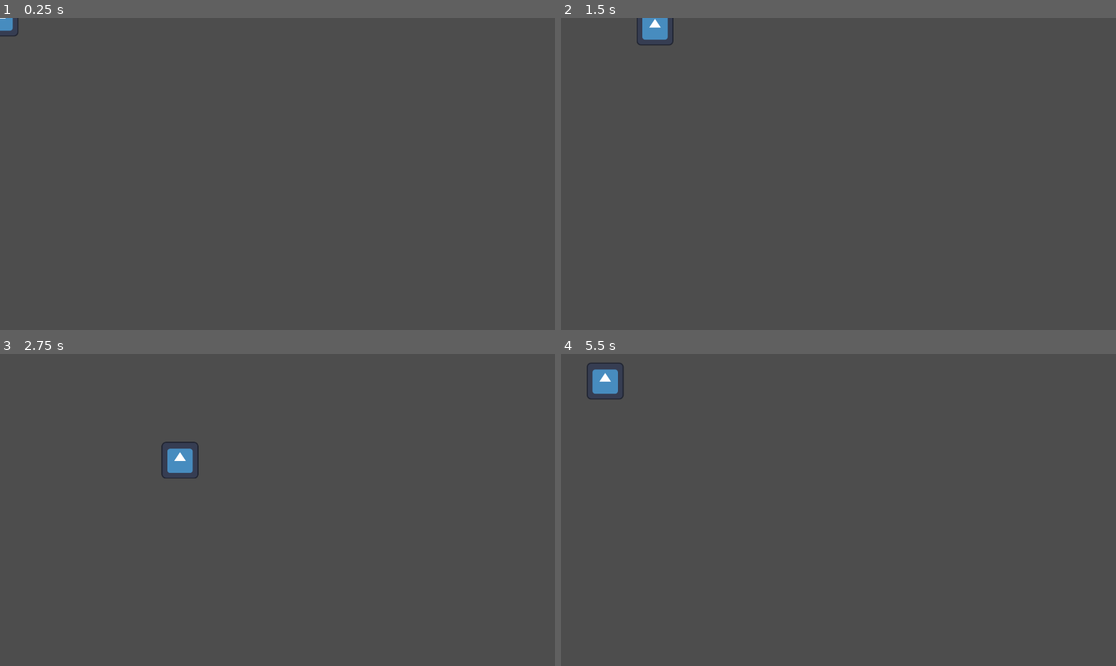
Above: before the commit, frames 1-4 (two rows, left to right).
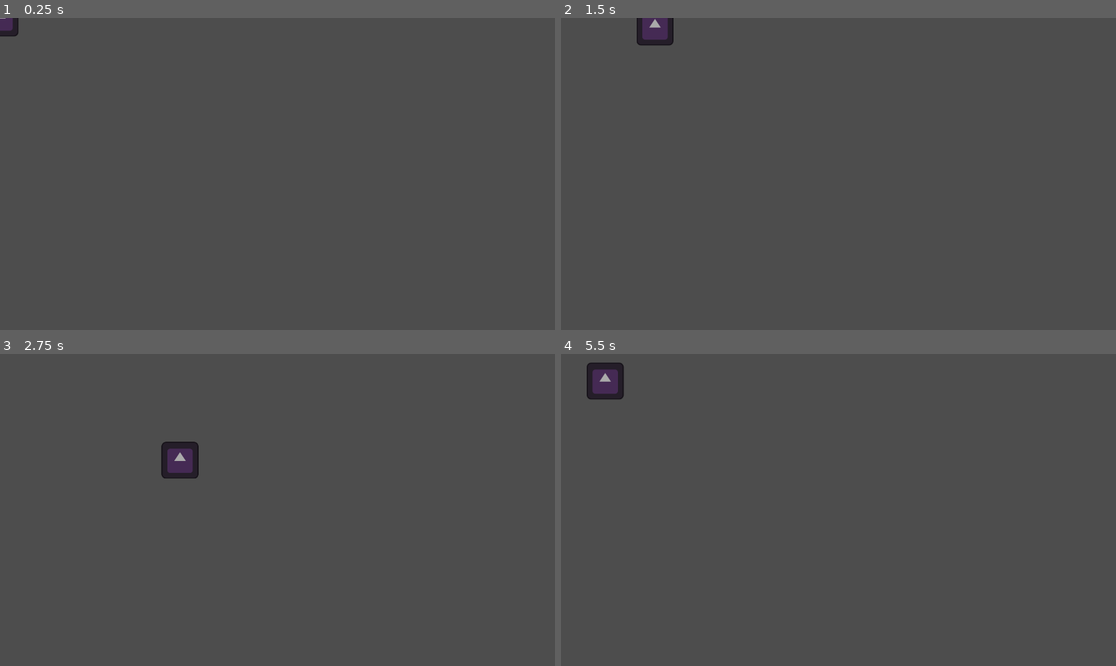
Above: after the commit, the same moments.

Repository: alfroids/tidal-storm
Game: Godot game, scene res://scenes/fish/fish.tscn
Two runs of this game, one before a commit and one after it. Both use one fixed random seed, a clock stepped at 60 frames per second and the inputs below. The project has no main scene, so this scene is started directly. The engine's default icon, where the game draws it, is replaced by a stand-in: a white triangle on a blue panel in a dark square.
Inputs:
- Up to frame 1 (0.25 s): no input
- Up to frame 2 (1.5 s): tap Enter at 0.5 s; hold D (move_right) 0.53-1.28 s; hold S (move_down) from 1.28 s (still down)
- Up to frame 3 (2.75 s): release S (move_down) at 2.03 s; hold D (move_right) from 2.03 s (still down)
- Up to frame 4 (5.5 s): release D (move_right) at 2.78 s; hold W (move_up) 2.78-3.53 s; hold A (move_left) 3.53-5.03 s; hold S (move_down) from 5.03 s (still down)

The runs differ from the first frame. In frame 1, 0.2% of the frame differs, in the area x 0-4%, y 0-6%; in frame 2, 0.6%; in frame 3, 0.8%, in the area x 29-36%, y 28-40%; in frame 4, 0.8%.

Commit message:
Create Hook scene and Add recolor shader

Diff:
--- /dev/null
+++ b/assets/shaders/recolor.tres
@@ -0,0 +1,170 @@
+[gd_resource type="VisualShader" load_steps=13 format=3 uid="uid://clqjl3sufgdba"]
+
+[sub_resource type="VisualShaderNodeInput" id="VisualShaderNodeInput_bnend"]
+expanded_output_ports = [0]
+input_name = "color"
+
+[sub_resource type="VisualShaderNodeMultiplyAdd" id="VisualShaderNodeMultiplyAdd_hpka2"]
+default_input_values = [0, 0.299, 1, 1.0, 2, 0.0]
+
+[sub_resource type="VisualShaderNodeMultiplyAdd" id="VisualShaderNodeMultiplyAdd_v5k8n"]
+default_input_values = [0, 0.587, 1, 1.0, 2, 0.0]
+
+[sub_resource type="VisualShaderNodeFloatOp" id="VisualShaderNodeFloatOp_lqm2p"]
+default_input_values = [0, 0.114, 1, 0.0]
+operator = 2
+
+[sub_resource type="VisualShaderNodeColorFunc" id="VisualShaderNodeColorFunc_i3vnr"]
+expanded_output_ports = [0]
+function = 2
+
+[sub_resource type="VisualShaderNodeColorParameter" id="VisualShaderNodeColorParameter_ecvhr"]
+expanded_output_ports = [0]
+parameter_name = "NewColor"
+
+[sub_resource type="VisualShaderNodeColorFunc" id="VisualShaderNodeColorFunc_2umio"]
+expanded_output_ports = [0]
+function = 2
+
+[sub_resource type="VisualShaderNodeVectorCompose" id="VisualShaderNodeVectorCompose_48ju7"]
+
+[sub_resource type="VisualShaderNodeColorFunc" id="VisualShaderNodeColorFunc_qpt0p"]
+function = 1
+
+[sub_resource type="VisualShaderNodeFloatOp" id="VisualShaderNodeFloatOp_stlv1"]
+operator = 2
+
+[sub_resource type="VisualShaderNodeFloatOp" id="VisualShaderNodeFloatOp_xcrr8"]
+operator = 2
+
+[sub_resource type="VisualShaderNodeFloatOp" id="VisualShaderNodeFloatOp_ys5l0"]
+operator = 2
+
+[resource]
+code = "shader_type canvas_item;
+render_mode blend_mix;
+
+uniform vec4 NewColor : source_color;
+
+
+
+void fragment() {
+// ColorParameter:25
+	vec4 n_out25p0 = NewColor;
+	float n_out25p4 = n_out25p0.a;
+
+
+	vec3 n_out26p0;
+// ColorFunc:26
+	{
+		vec3 c = vec3(n_out25p0.xyz);
+		vec4 K = vec4(0.0, -1.0 / 3.0, 2.0 / 3.0, -1.0);
+		vec4 p = mix(vec4(c.bg, K.wz), vec4(c.gb, K.xy), step(c.b, c.g));
+		vec4 q = mix(vec4(p.xyw, c.r), vec4(c.r, p.yzx), step(p.x, c.r));
+		float d = q.x - min(q.w, q.y);
+		float e = 1.0e-10;
+		n_out26p0 = vec3(abs(q.z + (q.w - q.y) / (6.0 * d + e)), d / (q.x + e), q.x);
+	}
+	float n_out26p1 = n_out26p0.r;
+	float n_out26p2 = n_out26p0.g;
+	float n_out26p3 = n_out26p0.b;
+
+
+// Input:17
+	vec4 n_out17p0 = COLOR;
+	float n_out17p1 = n_out17p0.r;
+	float n_out17p2 = n_out17p0.g;
+	float n_out17p3 = n_out17p0.b;
+	float n_out17p4 = n_out17p0.a;
+
+
+	vec3 n_out21p0;
+// ColorFunc:21
+	{
+		vec3 c = vec3(n_out17p0.xyz);
+		vec4 K = vec4(0.0, -1.0 / 3.0, 2.0 / 3.0, -1.0);
+		vec4 p = mix(vec4(c.bg, K.wz), vec4(c.gb, K.xy), step(c.b, c.g));
+		vec4 q = mix(vec4(p.xyw, c.r), vec4(c.r, p.yzx), step(p.x, c.r));
+		float d = q.x - min(q.w, q.y);
+		float e = 1.0e-10;
+		n_out21p0 = vec3(abs(q.z + (q.w - q.y) / (6.0 * d + e)), d / (q.x + e), q.x);
+	}
+	float n_out21p2 = n_out21p0.g;
+
+
+// FloatOp:29
+	float n_out29p0 = n_out21p2 * n_out26p2;
+
+
+// FloatOp:20
+	float n_in20p0 = 0.11400;
+	float n_out20p0 = n_in20p0 * n_out17p3;
+
+
+// MultiplyAdd:19
+	float n_in19p0 = 0.58700;
+	float n_out19p0 = fma(n_in19p0, n_out17p2, n_out20p0);
+
+
+// MultiplyAdd:18
+	float n_in18p0 = 0.29900;
+	float n_out18p0 = fma(n_in18p0, n_out17p1, n_out19p0);
+
+
+// FloatOp:32
+	float n_out32p0 = n_out18p0 * n_out26p3;
+
+
+// VectorCompose:27
+	vec3 n_out27p0 = vec3(n_out26p1, n_out29p0, n_out32p0);
+
+
+	vec3 n_out28p0;
+// ColorFunc:28
+	{
+		vec3 c = n_out27p0;
+		vec4 K = vec4(1.0, 2.0 / 3.0, 1.0 / 3.0, 3.0);
+		vec3 p = abs(fract(c.xxx + K.xyz) * 6.0 - K.www);
+		n_out28p0 = c.z * mix(K.xxx, clamp(p - K.xxx, 0.0, 1.0), c.y);
+	}
+
+
+// FloatOp:31
+	float n_out31p0 = n_out17p4 * n_out25p4;
+
+
+// Output:0
+	COLOR.rgb = n_out28p0;
+	COLOR.a = n_out31p0;
+
+
+}
+"
+mode = 1
+flags/light_only = false
+nodes/fragment/0/position = Vector2(1640, 2500)
+nodes/fragment/17/node = SubResource("VisualShaderNodeInput_bnend")
+nodes/fragment/17/position = Vector2(-360, 2320)
+nodes/fragment/18/node = SubResource("VisualShaderNodeMultiplyAdd_hpka2")
+nodes/fragment/18/position = Vector2(560, 2520)
+nodes/fragment/19/node = SubResource("VisualShaderNodeMultiplyAdd_v5k8n")
+nodes/fragment/19/position = Vector2(300, 2600)
+nodes/fragment/20/node = SubResource("VisualShaderNodeFloatOp_lqm2p")
+nodes/fragment/20/position = Vector2(40, 2660)
+nodes/fragment/21/node = SubResource("VisualShaderNodeColorFunc_i3vnr")
+nodes/fragment/21/position = Vector2(40, 2320)
+nodes/fragment/25/node = SubResource("VisualShaderNodeColorParameter_ecvhr")
+nodes/fragment/25/position = Vector2(-360, 2740)
+nodes/fragment/26/node = SubResource("VisualShaderNodeColorFunc_2umio")
+nodes/fragment/26/position = Vector2(40, 3140)
+nodes/fragment/27/node = SubResource("VisualShaderNodeVectorCompose_48ju7")
+nodes/fragment/27/position = Vector2(1100, 2460)
+nodes/fragment/28/node = SubResource("VisualShaderNodeColorFunc_qpt0p")
+nodes/fragment/28/position = Vector2(1360, 2500)
+nodes/fragment/29/node = SubResource("VisualShaderNodeFloatOp_stlv1")
+nodes/fragment/29/position = Vector2(300, 2360)
+nodes/fragment/31/node = SubResource("VisualShaderNodeFloatOp_xcrr8")
+nodes/fragment/31/position = Vector2(40, 2900)
+nodes/fragment/32/node = SubResource("VisualShaderNodeFloatOp_ys5l0")
+nodes/fragment/32/position = Vector2(840, 2520)
+nodes/fragment/connections = PackedInt32Array(17, 1, 18, 1, 17, 2, 19, 1, 19, 0, 18, 2, 17, 3, 20, 1, 20, 0, 19, 2, 17, 0, 21, 0, 25, 0, 26, 0, 26, 1, 27, 0, 27, 0, 28, 0, 26, 2, 29, 1, 28, 0, 0, 0, 17, 4, 31, 0, 25, 4, 31, 1, 31, 0, 0, 1, 21, 2, 29, 0, 29, 0, 27, 1, 32, 0, 27, 2, 18, 0, 32, 0, 26, 3, 32, 1)
--- a/scenes/fish/fish.tscn
+++ b/scenes/fish/fish.tscn
@@ -1,7 +1,12 @@
-[gd_scene load_steps=4 format=3 uid="uid://bb21uipacresu"]
+[gd_scene load_steps=6 format=3 uid="uid://bb21uipacresu"]
 
 [ext_resource type="Texture2D" uid="uid://dc2g5hdov4cvd" path="res://assets/icon.svg" id="1_bvb3k"]
 [ext_resource type="Script" path="res://scenes/fish/fish.gd" id="1_qo50e"]
+[ext_resource type="Shader" uid="uid://clqjl3sufgdba" path="res://assets/shaders/recolor.tres" id="2_0kxy3"]
+
+[sub_resource type="ShaderMaterial" id="ShaderMaterial_wto4o"]
+shader = ExtResource("2_0kxy3")
+shader_parameter/NewColor = Color(0.486275, 0.145098, 0.666667, 1)
 
 [sub_resource type="RectangleShape2D" id="RectangleShape2D_vvrfm"]
 size = Vector2(128, 128)
@@ -12,7 +17,9 @@
 script = ExtResource("1_qo50e")
 
 [node name="Sprite2D" type="Sprite2D" parent="."]
+material = SubResource("ShaderMaterial_wto4o")
 texture = ExtResource("1_bvb3k")
 
 [node name="CollisionShape2D" type="CollisionShape2D" parent="."]
+visible = false
 shape = SubResource("RectangleShape2D_vvrfm")
--- /dev/null
+++ b/scenes/hook/hook.tscn
@@ -0,0 +1,23 @@
+[gd_scene load_steps=5 format=3 uid="uid://cf8a48cwri0kk"]
+
+[ext_resource type="Shader" path="res://assets/shaders/recolor.tres" id="1_7cugh"]
+[ext_resource type="Texture2D" uid="uid://dc2g5hdov4cvd" path="res://assets/icon.svg" id="1_a3pww"]
+
+[sub_resource type="ShaderMaterial" id="ShaderMaterial_qvd01"]
+shader = ExtResource("1_7cugh")
+shader_parameter/NewColor = Color(0.839216, 0.227451, 0.396078, 1)
+
+[sub_resource type="CircleShape2D" id="CircleShape2D_eythh"]
+radius = 16.0
+
+[node name="Hook" type="Area2D"]
+collision_layer = 2
+
+[node name="Sprite2D" type="Sprite2D" parent="."]
+material = SubResource("ShaderMaterial_qvd01")
+scale = Vector2(0.25, 0.25)
+texture = ExtResource("1_a3pww")
+
+[node name="CollisionShape2D" type="CollisionShape2D" parent="."]
+visible = false
+shape = SubResource("CircleShape2D_eythh")
